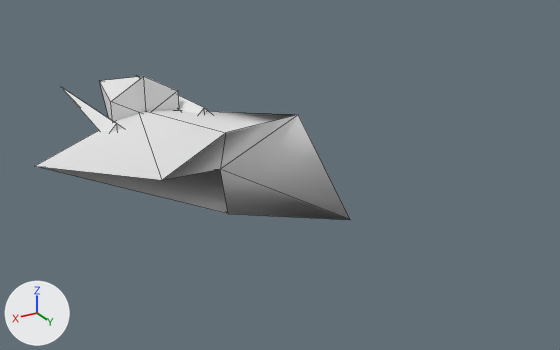
Renders of the OBJ model assets/meshes/hull_sarn_battlecruiser_frag_7.obj from each side of a commit.
Before and after are seen from a 50 mm camera at (0.886, 0.47, 1.11) aimed at (-0.231, -1.392, 0.179). The lights are fixed; the arrows at lower left show +X, +Y and +Z. The first picture is the older version. Mesh edges are drawn as thin lines. Where no turn or scale is listed for an object, it has been applied to the vertices.

In view in the first picture: 'hull_sarn_battlecruiser_frag_7'.
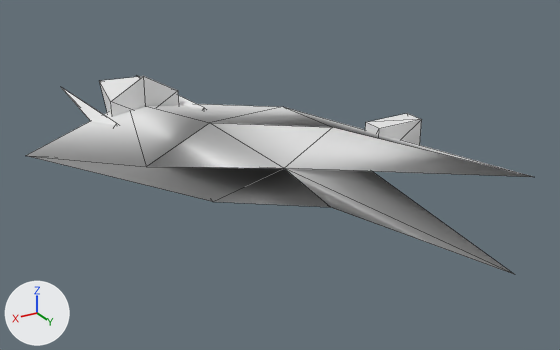
The newer file is also rescaled (x1.021), turned or shifted as a whole; pictures and numbers use the older file's frame.

Changed parts and their boxes [x1, y1, x2, y2] in the pictures (560 x 350 px):
'hull_sarn_battlecruiser_frag_7', reshaped (61% wider, 38% taller): before [35, 75, 350, 220]; after [26, 75, 533, 275]
part 1 of me_hull_sarn_battlecruiser_frag_7, added: after [365, 113, 422, 145]
part 2 of me_hull_sarn_battlecruiser_frag_7, rebuilt (61% wider, 55% taller): before [35, 110, 350, 220]; after [26, 104, 533, 275]

The change, as a diff of the scene's bpy script:
```diff
--- a/assets/meshes/hull_sarn_battlecruiser_frag_7.obj.py
+++ b/assets/meshes/hull_sarn_battlecruiser_frag_7.obj.py
@@ me_hull_sarn_battlecruiser_frag_7 @@
 # used by ob_hull_sarn_battlecruiser_frag_7; location = (0.0, 0.0, 0.0)
-me_hull_sarn_battlecruiser_frag_7.from_pydata(...)  # 28 vertices, 40 faces; spans x -0.439..0.439, y -2.35..-1.084, z 0.133..0.405
+me_hull_sarn_battlecruiser_frag_7.from_pydata(...)  # 39 vertices, 58 faces; spans x -0.711..0.439, y -2.35..-0.637, z 0.133..0.405
+# me_hull_sarn_battlecruiser_frag_7 part 1: a new loose piece, a box spanning x -0.655..-0.492, y -1.319..-1.251, z 0.215..0.323, in mat_skin (white #e7e7e7)
+# me_hull_sarn_battlecruiser_frag_7 part 2: the loose piece of 8 vertices spanning x -0.439..0.439, y -1.956..-1.084, z 0.148..0.39 is rebuilt with 11 vertices and now spans x -0.711..0.439, y -2.051..-0.637, z 0.148..0.39
 me_hull_sarn_battlecruiser_frag_7.materials.append(mat_skin)
```
